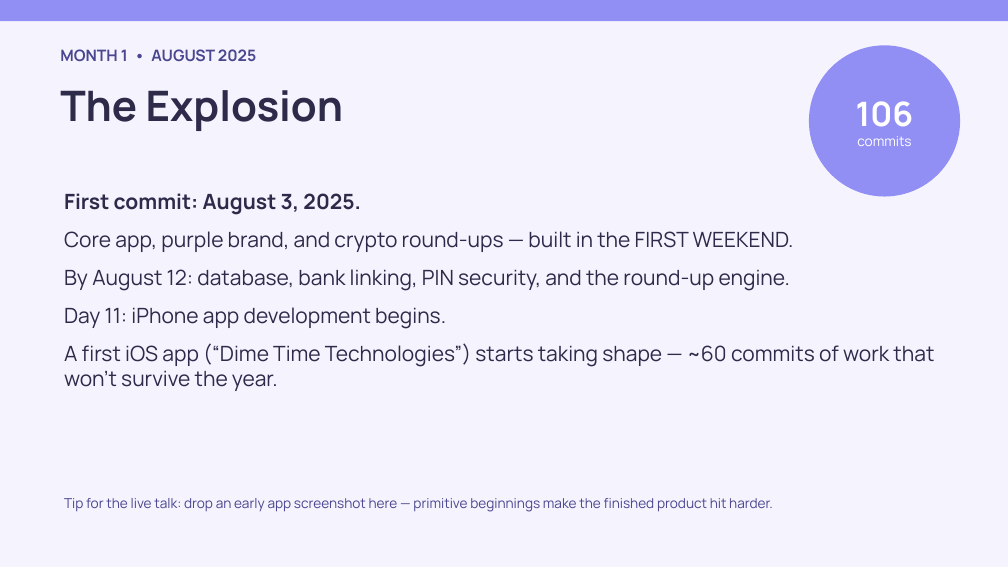
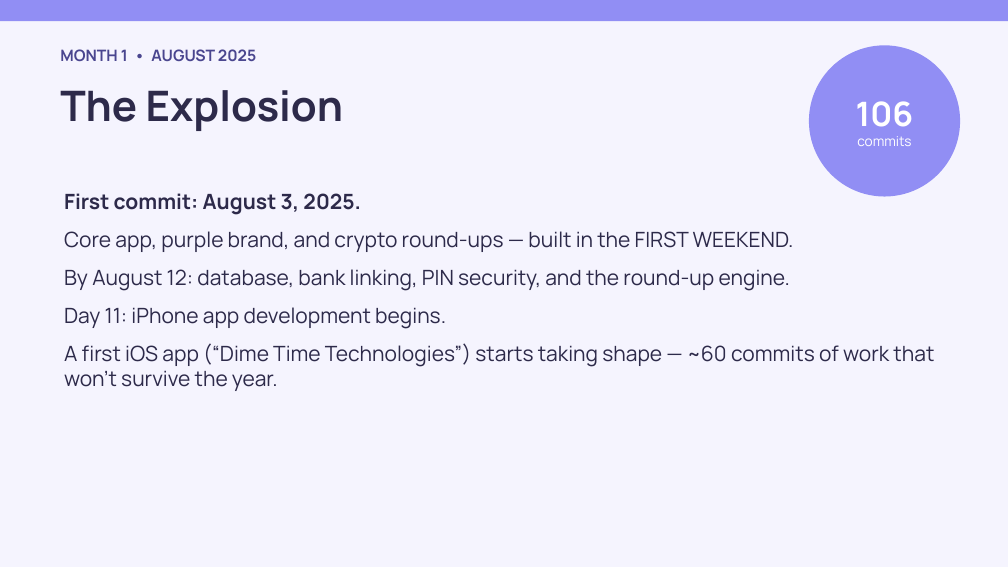
Before and after one commit to Dime-Time/Dime-Time-Technologies, a slide deck: slide 4 of attached_assets/timeline-deck-slides/dime-time-timeline-deck.pptx. Drawn at 1008x567 pixels with LibreOffice and Linux fonts; fonts in the diff are those of the drawing. Boxes give left, top, right and bottom in pixels: in the first picture for what was removed or moved away, otherwise in the second. Text is boxed around its words. In the diff, an @@ line names an element or a change of style, - is before the commit and + after.

```diff
--- a/attached_assets/timeline-deck-slides/dime-time-timeline-deck.pptx
+++ b/attached_assets/timeline-deck-slides/dime-time-timeline-deck.pptx
@@ text removed at (x1=64, y1=498, x2=773, y2=512) @@
-Tip for the live talk: drop an early app screenshot here — primitive beginnings make the finished product hit harder.
```
Also in this commit, not shown: 5 other files.
